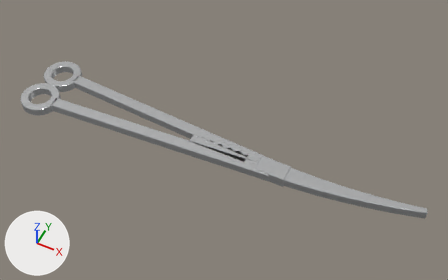
The glTF model simiq3d/models/glb/curved_mosquito_forceps.glb, before and after one commit.
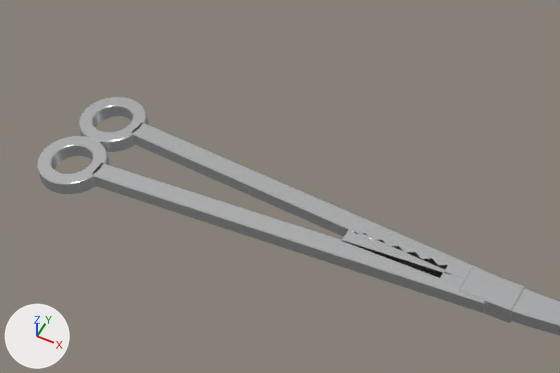
Each version is shown whole from a 50 mm camera at (0.057, -0.1048, 0.1366) aimed at (0.003, 0.0033, 0.0014), then close up on the part from 0% to 69% of the width and 3% to 77% of the height. The lights are fixed; the arrows at lower left show +X, +Y and +Z. The older version's two pictures come first. Vertices at exactly the same position are counted once.

Objects in the first close-up: 'curved_mosquito_forceps'.
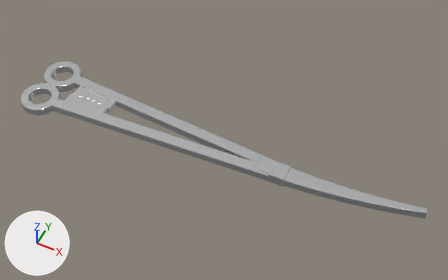
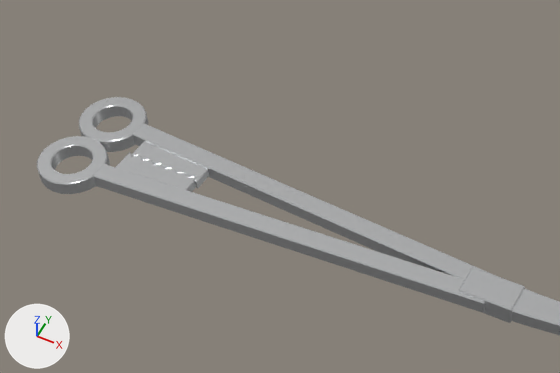
The newer file is also turned or shifted as a whole; pictures and numbers use the older file's frame.

Where the change shows, as pixel boxes (x1, y1, x2, y2) in the close-ups (560 x 373 px):
'curved_mosquito_forceps', reshaped
    before: (37, 97, 560, 336)
    after: (37, 97, 560, 335)
part 1 of me_curved_mosquito_forceps, added
    after: (116, 152, 196, 192)
part 2 of me_curved_mosquito_forceps, added
    after: (131, 141, 209, 188)
part 3 of me_curved_mosquito_forceps, deleted
    before: (341, 228, 448, 278)

What the commit changed:
me_curved_mosquito_forceps is used by ob_curved_mosquito_forceps; location (0.0, 0.0, 0.0).
me_curved_mosquito_forceps had 610 vertices, 1200 faces and spanned x -0.0626..0.0625, y -0.0118..0.0118, z -0.0018..0.0018.
me_curved_mosquito_forceps now has 700 vertices, 1376 faces and spans x -0.0626..0.0625, y -0.0118..0.0118, z -0.0018..0.0018.
me_curved_mosquito_forceps part 1: a new loose piece of 90 vertices spanning x -0.0491..-0.0351, y -0.0048..0.0005, z -0.001..0.001, in mat_aceroinoxidable (white #e5e6e7).
me_curved_mosquito_forceps part 2: a new loose piece of 90 vertices spanning x -0.0486..-0.0346, y -0.0005..0.0047, z -0.0009..0.0009, in mat_aceroinoxidable (white #e5e6e7).
me_curved_mosquito_forceps part 3: the loose piece of 90 vertices spanning x -0.0061..0.0119, y -0.0018..0.0017, z -0.0014..0.0014 is deleted.
Other edits to the shape of me_curved_mosquito_forceps do not show in these pictures.
